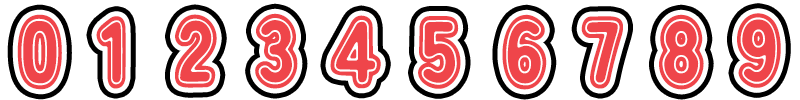
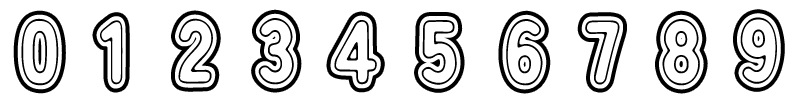
Layers edited between the first and the second w=800, h=100 image:
added group "グループ 1" with 10 layers over [17, 13, 781, 90]
moved "9" into group "グループ 1", painted on it over [737, 13, 781, 88]
moved "8" into group "グループ 1", painted on it over [659, 14, 704, 90]
moved "7" into group "グループ 1", painted on it over [581, 16, 623, 89]
moved "6" into group "グループ 1", painted on it over [502, 14, 547, 90]
moved "5" into group "グループ 1", painted on it over [418, 16, 461, 89]
moved "4" into group "グループ 1", painted on it over [330, 15, 381, 89]
moved "3" into group "グループ 1", painted on it over [255, 13, 298, 89]
moved "2" into group "グループ 1", painted on it over [175, 14, 217, 88]
moved "1" into group "グループ 1", painted on it over [96, 16, 126, 89]
moved "0" into group "グループ 1", painted on it over [17, 14, 62, 90]
